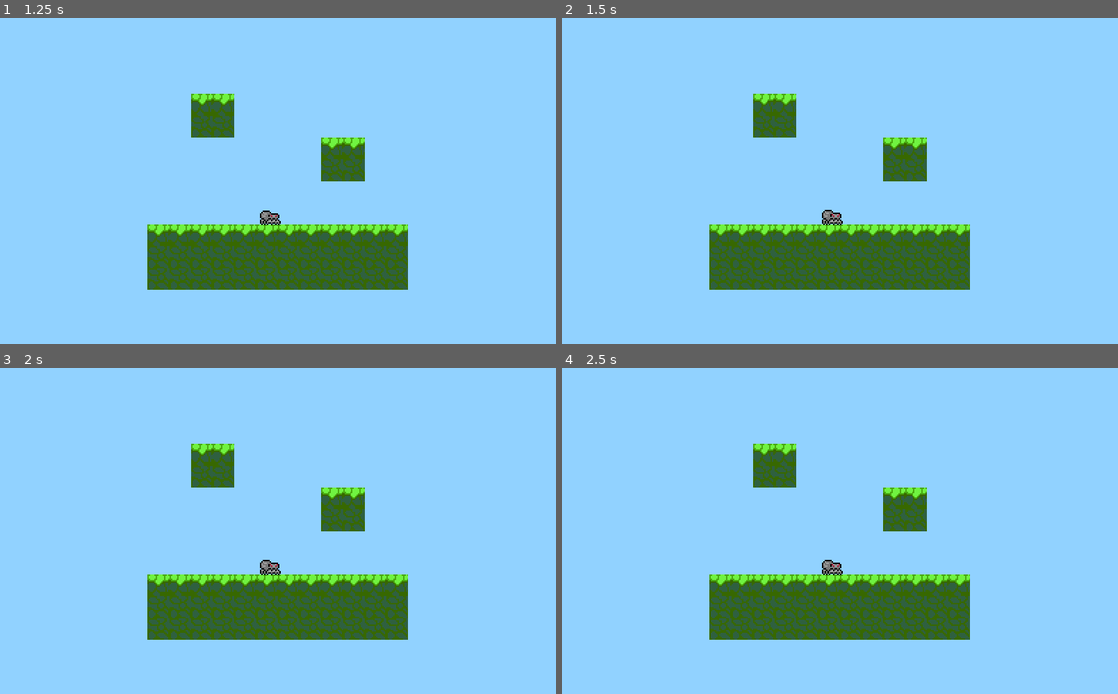
Above: before the commit, frames 1-4 (two rows, left to right).
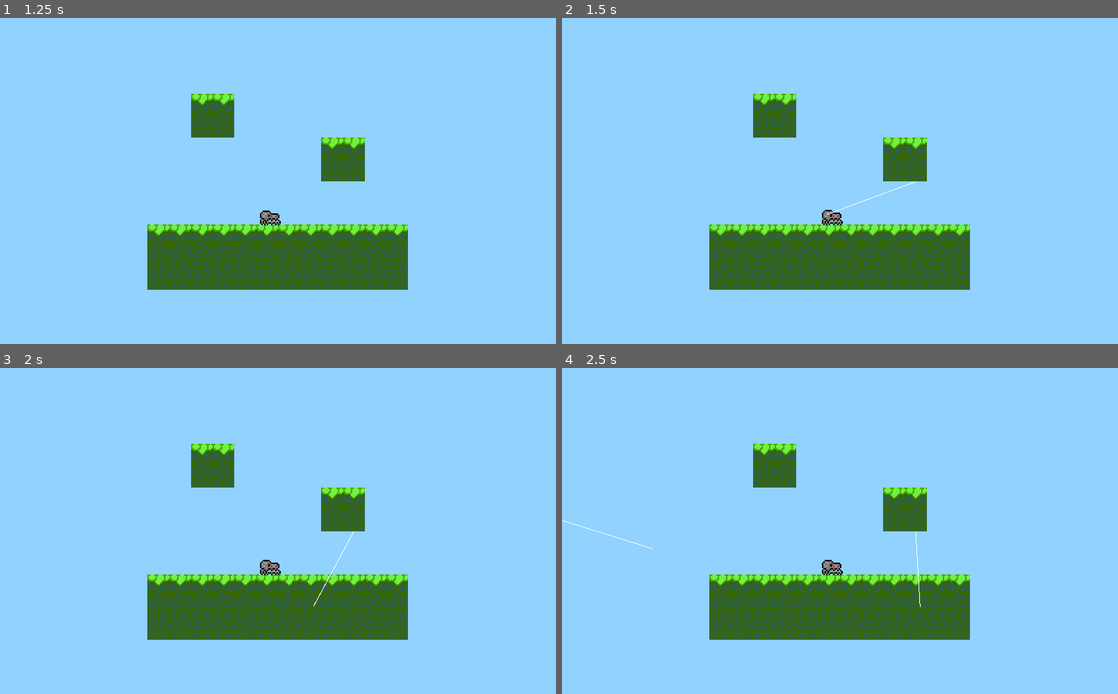
Above: after the commit, the same moments.

Repository: Tusentio/Spidington
Game: Godot game, scene res://Scenes/Menu/Menu.tscn
Two runs of this game, one before a commit and one after it. Both use one fixed random seed, a clock stepped at 60 frames per second and the inputs below.
Inputs (mouse positions are in pixels of both pictures, inside the frame that each line leads up to):
- Up to frame 1 (1.25 s): click "Play" at 0.5 s
- Up to frame 2 (1.5 s): move the mouse to (962, 164) at 1.27 s; click (962, 164) at 1.35 s
- Up to frame 3 (2 s): no input
- Up to frame 4 (2.5 s): move the mouse to (728, 547) at 2.02 s; click (728, 547) at 2.1 s

Frame 1 is identical in both runs. In frame 2, less than 0.1% of the frame differs, in the area x 47-64%, y 50-61%; in frame 3, less than 0.1%; in frame 4, less than 0.1%, in the area x 0-65%, y 46-74%.
Error before the commit: Parse Error: The identifier "Spurt" isn't a valid type (not a script or class), or couldn't be found on base "self". (res://Scenes/Player/Player.gd:9)

Commit message:
Rename new Hopp sprite and remove old sprites

Diff:
--- a/Scenes/Player/Player.tscn
+++ b/Scenes/Player/Player.tscn
@@ -1,6 +1,6 @@
 [gd_scene load_steps=4 format=2]
 
-[ext_resource path="res://Scenes/Player/SpiderHopp..png" type="Texture" id=1]
+[ext_resource path="res://Scenes/Player/Hopp.png" type="Texture" id=1]
 [ext_resource path="res://Scenes/Player/Player.gd" type="Script" id=2]
 
 [sub_resource type="CapsuleShape2D" id=1]
--- a/project.godot
+++ b/project.godot
@@ -10,12 +10,12 @@
 
 _global_script_classes=[ {
 "base": "KinematicBody2D",
-"class": "StringShot",
+"class": "Spurt",
 "language": "GDScript",
-"path": "res://Scenes/String/String.gd"
+"path": "res://Scenes/Spurt/Spurt.gd"
 } ]
 _global_script_class_icons={
-"StringShot": ""
+"Spurt": ""
 }
 
 [application]
Renamed: Scenes/Player/SpiderHopp..png -> Scenes/Player/Hopp.png
Not shown, changed: Scenes/Player/Hopp.png.import
Binary file removed: Scenes/Player/SpiderHopp.2.png
Not shown, removed: Scenes/Player/SpiderHopp.2.png.import
Binary file removed: Scenes/Player/Spindel.png
Not shown, removed: Scenes/Player/Spindel.png.import
